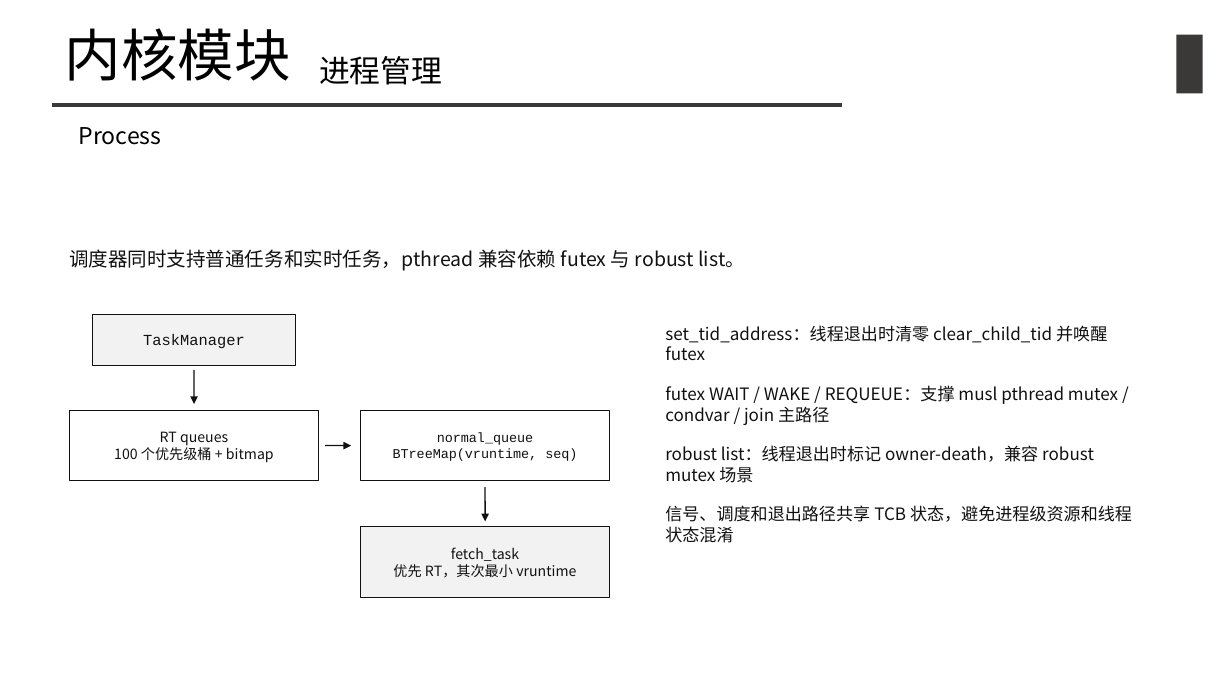
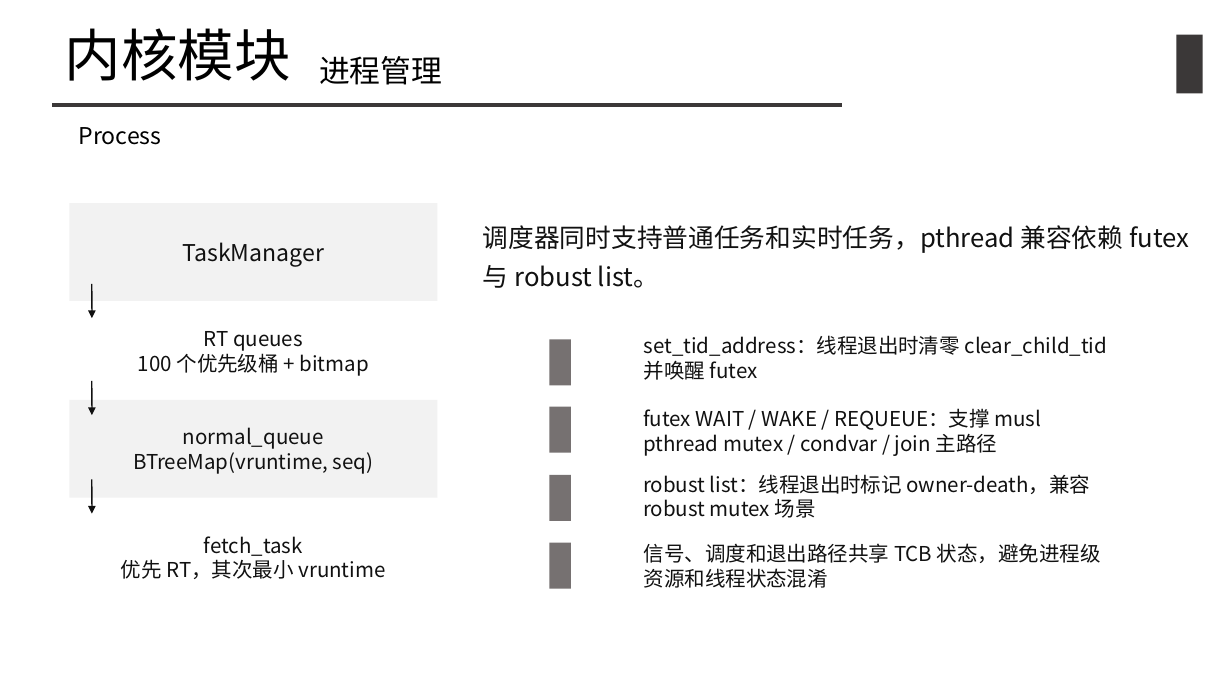
Before and after one commit to pengstem/WHUSP, a slide deck: slide 26 of WHUSP 初赛汇报.pptx (slide 25 before the commit). Drawn at 1232x693 pixels with LibreOffice and Linux fonts; fonts in the diff are those of the drawing. Boxes give left, top, right and bottom in pixels: in the first picture for what was removed or moved away, otherwise in the second. Text is boxed around its words. In the diff, an @@ line names an element or a change of style, - is before the commit and + after.

```diff
--- a/WHUSP 初赛汇报.pptx
+++ b/WHUSP 初赛汇报.pptx
@@ rectangle "TaskManager": place and size @@
-rectangle "TaskManager" at (92,314,296,365)
+rectangle "TaskManager" at (69,203,437,301)
@@ rectangle "TaskManager" at (69,203,437,301): size 12 to 18 pt, font Courier New to Noto Sans CJK SC; outline #111111 0.8 pt to none @@
@@ text "调度器同时支持普通任务和实时任务，pthread 兼容依赖 futex 与 robust ...": place and size @@
-text "调度器同时支持普通任务和实时任务，pthread 兼容依赖 futex 与 robust ..." at (69,249,745,271)
+text "调度器同时支持普通任务和实时任务，pthread 兼容依赖 futex 与 robust ..." at (483,225,1189,288)
@@ text "调度器同时支持普通任务和实时任务，pthread 兼容依赖 futex 与 robust ..." at (483,225,1189,288): size 15.2 to 20 pt; line spacing 1 to 1.25 @@
@@ arrow moved from (194, 370) - (194, 404) to (91, 284) - (91, 318) @@
@@ rectangle "RT queues": place and size @@
-rectangle "RT queues" at (69,410,319,481)
+rectangle "RT queues" at (69,302,437,400)
@@ rectangle "RT queues" at (69,302,437,400): size 11 to 16 pt; outline #111111 0.8 pt to none @@
@@ rectangle added at (549,339,570,385), fill #767171 @@
@@ text "set_tid_address：线程退出时清零 clear_child_tid 并唤醒 futex": place and size @@
-text "set_tid_address：线程退出时清零 clear_child_tid 并唤醒 futex" at (665,325,1107,361)
+text "set_tid_address：线程退出时清零 clear_child_tid 并唤醒 futex" at (644,335,1108,380)
@@ arrow moved from (485, 487) - (485, 521) to (91, 381) - (91, 415) @@
@@ rectangle "normal_queue": place and size @@
-rectangle "normal_queue" at (360,410,610,481)
+rectangle "normal_queue" at (69,400,437,498)
@@ rectangle "normal_queue" at (69,400,437,498): size 10.5 to 16 pt, font Courier New to Noto Sans CJK SC; fill #FFFFFF to #F2F2F2; outline #111111 0.8 pt to none @@
@@ rectangle added at (549,407,570,453), fill #767171 @@
@@ text "futex WAIT / WAKE / ...": place and size @@
-text "futex WAIT / WAKE / ..." at (665,385,1118,425)
+text "futex WAIT / WAKE / ..." at (643,408,1041,456)
@@ arrow removed from (325, 445) to (351, 445) @@
@@ rectangle added at (549,475,570,521), fill #767171 @@
@@ text "robust list：线程退出时标记 owner-death，兼容 robust mutex ...": place and size @@
-text "robust list：线程退出时标记 owner-death，兼容 robust mutex ..." at (665,445,1094,483)
+text "robust list：线程退出时标记 owner-death，兼容 robust mutex ..." at (643,474,1091,518)
@@ rectangle "fetch_task": place and size @@
-rectangle "fetch_task" at (360,527,610,597)
+rectangle "fetch_task" at (69,500,437,616)
@@ rectangle "fetch_task" at (69,500,437,616): size 11 to 16 pt; fill #F2F2F2 to #FFFFFF; outline #111111 0.8 pt to none @@
@@ arrow added from (91, 480) to (91, 514), #111111 1 pt @@
@@ rectangle added at (549,543,570,589), fill #767171 @@
@@ size 13.3 to 16 pt in 4 elements at (644,335,1108,380), (643,408,1041,456), (643,474,1091,518), (644,543,1101,588) @@
@@ text "信号、调度和退出路径共享 TCB 状态，避免进程级资源和线程状态混淆": place and size @@
-text "信号、调度和退出路径共享 TCB 状态，避免进程级资源和线程状态混淆" at (665,505,1132,543)
+text "信号、调度和退出路径共享 TCB 状态，避免进程级资源和线程状态混淆" at (644,543,1101,588)
```
Also in this commit, not shown: 5 other slides changed, 1 slide added, 1 other file.
